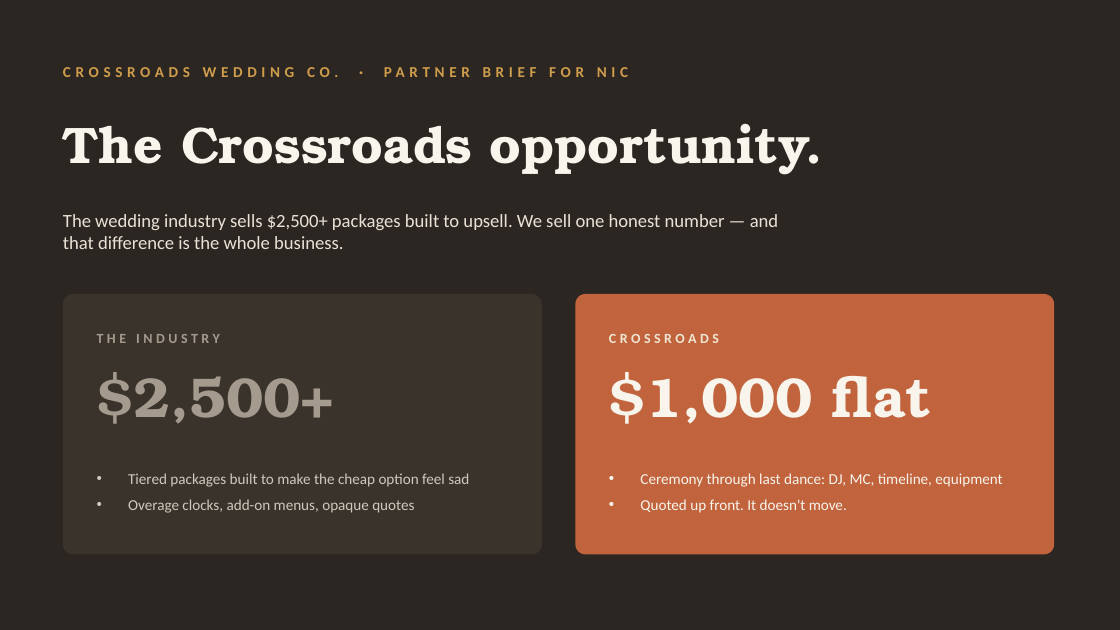
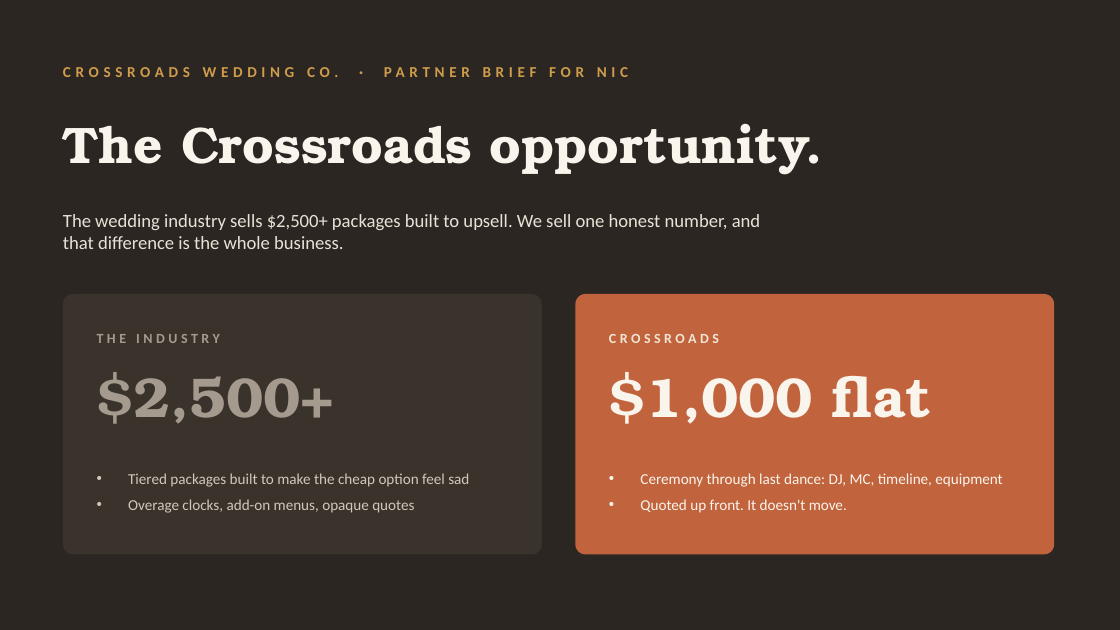
Before and after one commit to Legal-Leaf-Market/CrossroadsWeddingCo, a slide deck: slide 1 of content/partner/crossroads-partner-brief-nic.pptx. Drawn at 1120x630 pixels with LibreOffice and Linux fonts; fonts in the diff are those of the drawing. Boxes give left, top, right and bottom in pixels: in the first picture for what was removed or moved away, otherwise in the second. Text is boxed around its words. In the diff, an @@ line names an element or a change of style, - is before the commit and + after.

```diff
--- a/content/partner/crossroads-partner-brief-nic.pptx
+++ b/content/partner/crossroads-partner-brief-nic.pptx
@@ text at <box>63,214,760,249</box>: text changed @@
-The wedding industry sells $2,500+ packages built to upsell. We sell one honest number — and that difference is the whole business.
+The wedding industry sells $2,500+ packages built to upsell. We sell one honest number, and that difference is the whole business.
```
Also in this commit, not shown: 7 other slides changed, 30 other files.
